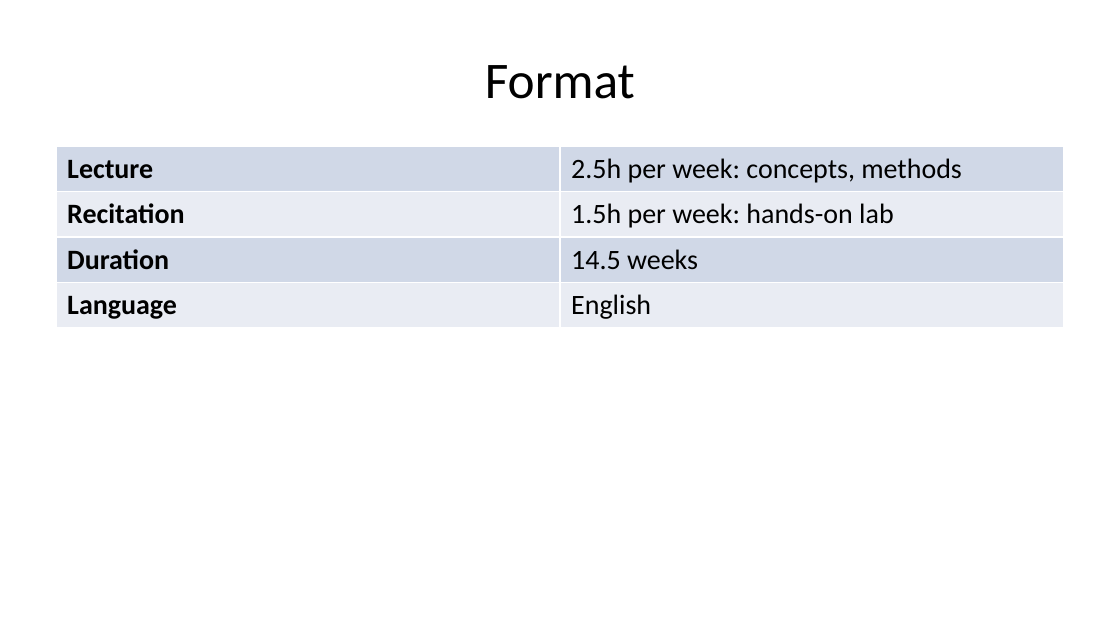
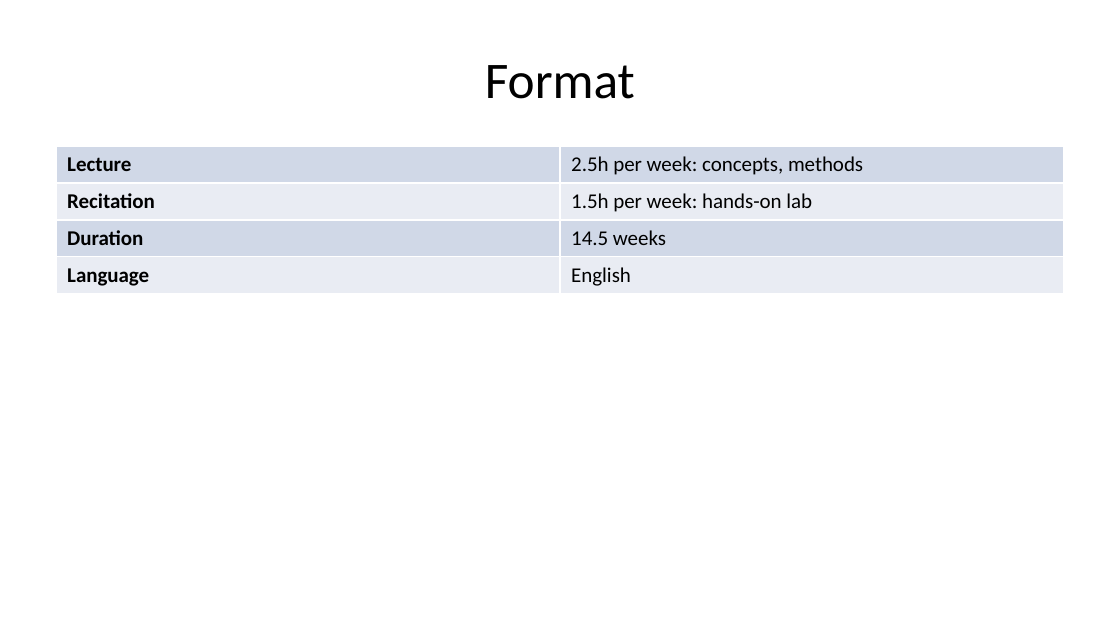
Before and after one commit to pauldubois98/AdcancedTopicsDataScience2026, a slide deck: slide 6 of Course01/slides.pptx. Drawn at 1120x630 pixels with LibreOffice and Linux fonts; fonts in the diff are those of the drawing. Boxes give left, top, right and bottom in pixels: in the first picture for what was removed or moved away, otherwise in the second. Text is boxed around its words. In the diff, an @@ line names an element or a change of style, - is before the commit and + after.

```diff
--- a/Course01/slides.pptx
+++ b/Course01/slides.pptx
@@ table at box(56, 147, 1064, 293) @@
@@ fill #D0D8E8 to #D0D8E7 in 4 cells @@
@@ fill #E9EDF4 to #E9ECF3 in 4 cells @@
@@ size 18 to 13.5 pt @@
@@ borders changed @@
```
Also in this commit, not shown: 19 other slides changed, 1 other file.
